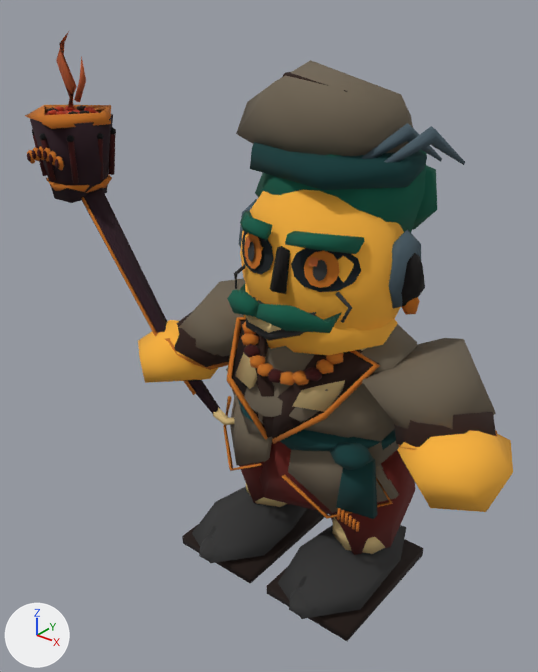
The glTF model assets/rogue/styled/models/master-thief.glb as it was, and as the next commit left it.
Camera for both pictures: a camera (50 mm lens) standing at (1.93, -2.85, 2.97) and looking at (-0.3, -0.08, 1.25). The lights are fixed; the arrows at lower left show +X, +Y and +Z. The picture after the commit comes second. Where no turn or scale is listed for an object, it has been applied to the vertices.

The first picture shows 'Arm_L_Geometry', 'Arm_R_Geometry', 'Body_Geometry', 'Head_Geometry', 'Leg_L_Geometry', 'Leg_R_Geometry', 'Weapon_Cutlass_Geometry'.
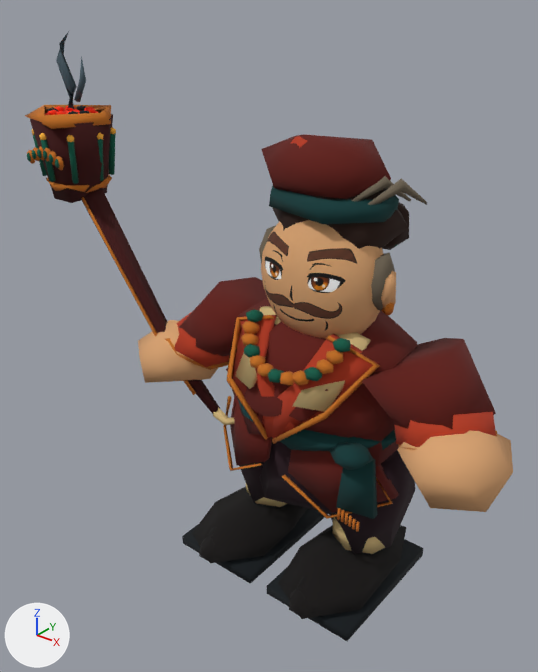
Where the change shows, as pixel boxes (x1, y1, x2, y2) in the pictures (538 x 672 px; the box of a moved part takes in the faces that stretch with it):
'Head_Geometry', reshaped (29% narrower, 30% shorter): before (227, 60, 465, 355); after (259, 134, 427, 339)
'Arm_L_Geometry', recoloured, surface changed: (362, 338, 513, 512) in both
'Arm_R_Geometry', recoloured, surface changed (orange to red): (138, 278, 246, 383) in both
part 1 of me_loose_wide_robe_sleeve_003, recoloured: (397, 430, 513, 512) in both
part 2 of me_loose_wide_robe_sleeve_003, surface changed: (362, 338, 513, 512) in both
part 3 of me_loose_wide_robe_sleeve_002, recoloured: (138, 320, 218, 383) in both
part 4 of me_loose_wide_robe_sleeve_002, surface changed (orange to red): before (138, 278, 246, 383); after (138, 277, 267, 383)
part 5 of me_huge_pipe_lacquered_long_stem_001, surface changed: (27, 31, 214, 406) in both
part 6 of me_loose_plum_harem_trousers_001, surface changed: before (226, 314, 417, 514); after (226, 298, 417, 514)
part 7 of me_neck_001, moved or reshaped: before (362, 123, 442, 161); after (351, 176, 411, 201)
part 8 of me_neck_001, moved or reshaped: before (384, 126, 465, 165); after (368, 179, 427, 205)
part 9 of me_neck_001, moved or reshaped: before (250, 142, 427, 190); after (269, 186, 399, 224)
part 10 of me_neck_001, moved or reshaped: before (281, 72, 347, 92); after (291, 136, 307, 147)
part 11 of me_neck_001, added (orange): after (261, 220, 384, 339)
part 12 of me_neck_001, rebuilt: before (255, 150, 427, 232); after (261, 134, 391, 199)
part 13 of me_neck_001, deleted (brown): before (227, 60, 425, 341)
part 14 of me_neck_001, cut back: before (238, 165, 437, 355); after (259, 190, 409, 315)

Patch to the scene script:
```diff
--- a/assets/rogue/styled/models/master-thief.glb.py
+++ b/assets/rogue/styled/models/master-thief.glb.py
@@ me_loose_wide_robe_sleeve_003 @@
 me_loose_wide_robe_sleeve_003.from_pydata(...)  # 56 vertices, 96 faces; spans x 0.186..1.023, y -0.467..0.308, z 1.157..1.738
+# me_loose_wide_robe_sleeve_003 part 1: 24 of the faces centred in x 0.548..0.972, y -0.409..0.032, z 1.164..1.472 switch from mat_master_thief___goemon_matte_painted_palette (picture img_master_thief) to mat_master_thief___drawn_face (picture img_painted_faces)
+# me_loose_wide_robe_sleeve_003 part 2: texture (UV) coordinates of 72 of 96 faces, centred in x 0.255..0.972, y -0.409..0.252, z 1.164..1.692, changed; they spanned u 0.56..0.94, v 0.06..0.19 and now span u 0.44..0.81, v 0.06..0.32
@@ me_loose_wide_robe_sleeve_002 @@
 me_loose_wide_robe_sleeve_002.from_pydata(...)  # 56 vertices, 96 faces; spans x -1.045..-0.186, y -0.455..0.308, z 1.133..1.738
+# me_loose_wide_robe_sleeve_002 part 3: 24 of the faces centred in x -0.964..-0.549, y -0.434..0.072, z 1.16..1.464 switch from mat_master_thief___goemon_matte_painted_palette (picture img_master_thief) to mat_master_thief___drawn_face (picture img_painted_faces)
+# me_loose_wide_robe_sleeve_002 part 4: texture (UV) coordinates of 72 of 96 faces, centred in x -0.964..-0.309, y -0.434..0.259, z 1.16..1.715, changed; they spanned u 0.56..0.94, v 0.06..0.19 and now span u 0.44..0.81, v 0.06..0.32
@@ me_huge_pipe_lacquered_long_stem_001 @@
 me_huge_pipe_lacquered_long_stem_001.from_pydata(...)  # 650 vertices, 1092 faces; spans x -1.65..-0.25, y -0.42..0.08, z 0.92..2.93
+# me_huge_pipe_lacquered_long_stem_001 part 5: texture (UV) coordinates of 852 of 1092 faces, centred in x -1.64..-0.39, y -0.41..0.04, z 0.98..2.89, changed; they spanned u 0.19..0.81, v 0.06..0.31 and now span u 0.06..0.94, v 0.06..0.31
 me_huge_pipe_lacquered_long_stem_001.materials.append(mat_master_thief___goemon_matte_painted_palette)
@@ me_loose_plum_harem_trousers_001 @@
 me_loose_plum_harem_trousers_001.from_pydata(...)  # 448 vertices, 756 faces; spans x -0.556..0.557, y -0.466..0.39, z 0.562..1.659
+# me_loose_plum_harem_trousers_001 part 6: texture (UV) coordinates of 264 of 756 faces, centred in x -0.504..0.504, y -0.425..0.31, z 0.565..1.644, changed; they spanned u 0.19..0.94, v 0.06..0.19 and now span u 0.06..0.81, v 0.06..0.19
 me_loose_plum_harem_trousers_001.materials.append(mat_master_thief___goemon_matte_painted_palette)
@@ me_neck_001 @@
-me_neck_001.from_pydata(...)  # 708 vertices, 1192 faces; spans x -0.571..0.529, y -0.57..0.544, z 1.607..3.032
+me_neck_001.from_pydata(...)  # 472 vertices, 864 faces; spans x -0.402..0.4, y -0.27..0.408, z 1.667..2.722
+# me_neck_001 part 7: the loose piece of 14 vertices spanning x 0.212..0.416, y -0.092..0.291, z 2.623..2.814 is scaled about its middle by 0.756, then moved by (-0.077, -0.024, -0.212)
+# me_neck_001 part 8: the loose piece of 14 vertices spanning x 0.325..0.529, y -0.092..0.291, z 2.623..2.814 is scaled about its middle by 0.756, then moved by (-0.104, -0.024, -0.212)
+# me_neck_001 part 9: the loose piece of 14 vertices spanning x -0.432..0.427, y -0.3..0.388, z 2.567..2.676 is scaled about its middle by 0.756, then moved by (0.001, -0.011, -0.188)
+# me_neck_001 part 10: the loose piece of 8 vertices spanning x -0.41..0.092, y -0.152..0.039, z 2.793..2.992 is scaled about its middle by 0.756, then moved by (0.039, 0.014, -0.254)
+# me_neck_001 part 11: a new loose piece, a UV sphere (18 segments, 12 rings, poles along z) spanning x -0.33..0.33, y -0.27..0.22, z 1.715..2.419, in mat_master_thief___drawn_face (picture img_painted_faces)
+# me_neck_001 part 12: the loose piece of 14 vertices spanning x -0.445..0.466, y -0.239..0.48, z 2.215..2.761 is rebuilt with 14 vertices and now spans x -0.402..0.284, y -0.184..0.354, z 2.389..2.722
+# me_neck_001 part 13: 25 loose pieces with 304 vertices, spanning x -0.571..0.524, y -0.57..0.433, z 1.877..3.032, are deleted
+# me_neck_001 part 14: 256 vertices removed from x -0.477..0.478, y -0.374..0.544, z 1.656..2.614; 124 vertices added at x -0.401..0.395, y -0.178..0.408, z 1.948..2.535
+# other edits to the shape of me_neck_001 do not show in these pictures
 me_neck_001.materials.append(mat_master_thief___goemon_matte_painted_palette)
+me_neck_001.materials.append(mat_master_thief___drawn_face)  # picture img_painted_faces
```
